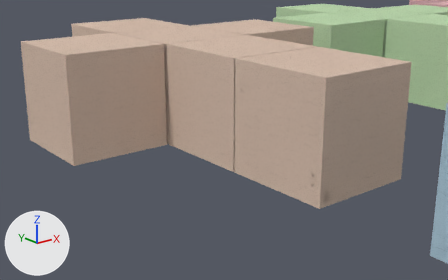
The Blender file blender_models/Box.blend: old version first, new version second.
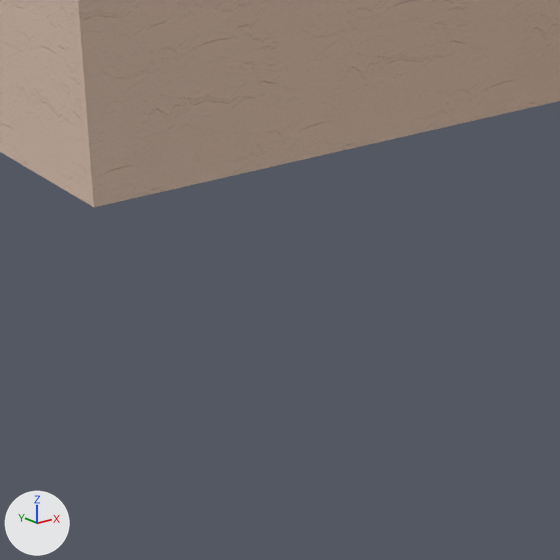
Each version is shown from a 50 mm lens placed at (-22.49, -20.47, 11.32), pointed at (-3.21, 3.63, 1.68), then close up on the part from 13% to 34% of the width and 47% to 80% of the height. Arrows for +X, +Y and +Z are at lower left; the lights stay in place.

Before the edit, the objects in view are built like this:
```python
me_plane_001 = bpy.data.meshes.new('Plane.001')
me_plane_001.from_pydata(...)  # 124 vertices, 96 faces; spans x -9.1..9.1, y -3.0..21.3, z 0.0..6.0
# faces by material slot: [76, 20]
me_plane_001.materials.append(mat_paper1)  # picture img_paper_orange_png
me_plane_001.materials.append(mat_doorframe)  # dark grey #636055
ob_room1 = bpy.data.objects.new('Room1', me_plane_001)
ob_room1.location = (0.0, 0.0, 0.0)
```
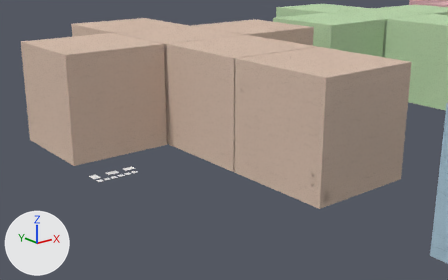
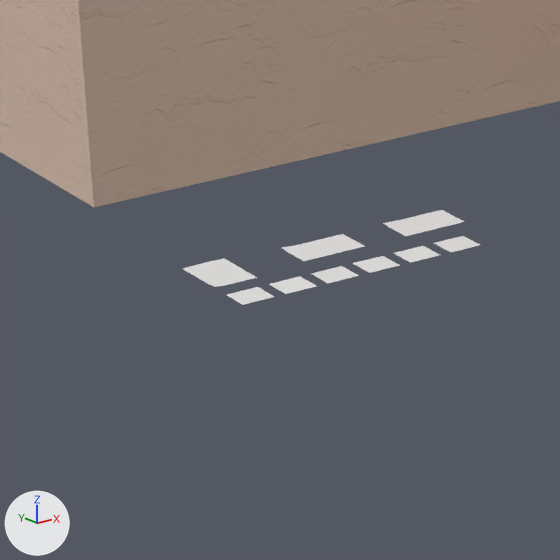
Where the change shows, as pixel boxes [x1, y1, x2, y2] in the close-ups (560 x 560 px):
'InstructionPlates', added
    after: [182, 258, 257, 287]
'InstructionBridge', added
    after: [281, 234, 364, 261]
'InstructionKnobs', added
    after: [383, 210, 465, 236]
'InstructionHexagon1', added
    after: [227, 287, 275, 305]
'InstructionHexagon2', added
    after: [269, 276, 316, 294]
'InstructionHexagon3', added
    after: [311, 266, 359, 283]
'InstructionHexagon4', added
    after: [352, 256, 399, 273]
'InstructionHexagon5', added
    after: [394, 246, 440, 263]
'InstructionHexagon6', added
    after: [434, 236, 480, 252]

Diff of the bpy script that builds the scene:
```diff
--- a/blender_models/Box.blend.py
+++ b/blender_models/Box.blend.py
@@ me_plane_014 @@
+me_plane_014.from_pydata([(0.0, -0.3, 0.0), (0.3, -0.3, 0.0), (0.0, 0.0, 0.0), (0.3, 0.0, 0.0)], [], [(0, 1, 3, 2)])
+me_plane_014.materials.append(mat_instructionhexagons)  # its picture is missing
@@ me_plane_013 @@
+me_plane_013.from_pydata([(0.0, -0.3, 0.0), (0.3, -0.3, 0.0), (0.0, 0.0, 0.0), (0.3, 0.0, 0.0)], [], [(0, 1, 3, 2)])
+me_plane_013.materials.append(mat_instructionhexagons)  # its picture is missing
@@ me_plane_012 @@
+me_plane_012.from_pydata([(0.0, -0.3, 0.0), (0.3, -0.3, 0.0), (0.0, 0.0, 0.0), (0.3, 0.0, 0.0)], [], [(0, 1, 3, 2)])
+me_plane_012.materials.append(mat_instructionhexagons)  # its picture is missing
@@ me_plane_009 @@
+me_plane_009.from_pydata([(0.0, -0.3, 0.0), (0.3, -0.3, 0.0), (0.0, 0.0, 0.0), (0.3, 0.0, 0.0)], [], [(0, 1, 3, 2)])
+me_plane_009.materials.append(mat_instructionhexagons)  # its picture is missing
@@ me_plane_008 @@
+me_plane_008.from_pydata([(0.0, -0.3, 0.0), (0.3, -0.3, 0.0), (0.0, 0.0, 0.0), (0.3, 0.0, 0.0)], [], [(0, 1, 3, 2)])
+me_plane_008.materials.append(mat_instructionhexagons)  # its picture is missing
@@ me_plane_011 @@
+me_plane_011.from_pydata([(-0.3, 0.2, 0.012), (-0.3, -0.2, 0.0), (0.3, 0.2, 0.0), (0.3, -0.2, 0.0), (-0.137, 0.2, 0.0), (-0.192, 0.2, 0.002), (-0.239, 0.2, 0.006), (-0.3, 0.159, 0.006), (-0.3, 0.128, 0.002), (-0.3, 0.091, 0.0)], [], [(9, 1, 3, 2, 4), (0, 7, 6), (7, 8, 5, 6), (8, 9, 4, 5)])
+me_plane_011.polygons.foreach_set('use_smooth', [True] * 4)
+me_plane_011.materials.append(mat_instructionknobs)  # its picture is missing
@@ me_plane_010 @@
+me_plane_010.from_pydata([(-0.3, 0.2, 0.012), (-0.3, -0.2, 0.0), (0.3, 0.2, 0.0), (0.3, -0.2, 0.0), (-0.137, 0.2, 0.0), (-0.192, 0.2, 0.002), (-0.239, 0.2, 0.006), (-0.3, 0.159, 0.006), (-0.3, 0.128, 0.002), (-0.3, 0.091, 0.0)], [], [(9, 1, 3, 2, 4), (0, 7, 6), (7, 8, 5, 6), (8, 9, 4, 5)])
+me_plane_010.polygons.foreach_set('use_smooth', [True] * 4)
+me_plane_010.materials.append(mat_instructionbridge)  # its picture is missing
@@ me_plane_007 @@
+me_plane_007.from_pydata([(-0.2, -0.3, 0.012), (0.2, -0.3, 0.0), (-0.2, 0.3, 0.0), (0.2, 0.3, 0.0), (-0.2, -0.137, 0.0), (-0.2, -0.192, 0.002), (-0.2, -0.239, 0.006), (-0.159, -0.3, 0.006), (-0.128, -0.3, 0.002), (-0.091, -0.3, 0.0)], [], [(9, 1, 3, 2, 4), (0, 7, 6), (7, 8, 5, 6), (8, 9, 4, 5)])
+me_plane_007.polygons.foreach_set('use_smooth', [True] * 4)
+me_plane_007.materials.append(mat_instructionplates)  # its picture is missing
@@ me_plane @@
+me_plane.from_pydata([(0.0, -0.3, 0.0), (0.3, -0.3, 0.0), (0.0, 0.0, 0.0), (0.3, 0.0, 0.0)], [], [(0, 1, 3, 2)])
+me_plane.materials.append(mat_instructionhexagons)  # its picture is missing
@@ ob_instructionhexagon6 @@
+ob_instructionhexagon6 = bpy.data.objects.new('InstructionHexagon6', me_plane_014)
+ob_instructionhexagon6.parent = ob_instructions
+ob_instructionhexagon6.location = (-7.2, 6.5, 0.0)
@@ ob_instructions @@
+ob_instructions = bpy.data.objects.new('Instructions', None)
+ob_instructions.location = (0.0, 0.0, 0.0)
@@ ob_instructionhexagon5 @@
+ob_instructionhexagon5 = bpy.data.objects.new('InstructionHexagon5', me_plane_013)
+ob_instructionhexagon5.parent = ob_instructions
+ob_instructionhexagon5.location = (-7.6, 6.5, 0.0)
@@ ob_instructionhexagon4 @@
+ob_instructionhexagon4 = bpy.data.objects.new('InstructionHexagon4', me_plane_012)
+ob_instructionhexagon4.parent = ob_instructions
+ob_instructionhexagon4.location = (-8.0, 6.5, 0.0)
@@ ob_instructionhexagon3 @@
+ob_instructionhexagon3 = bpy.data.objects.new('InstructionHexagon3', me_plane_009)
+ob_instructionhexagon3.parent = ob_instructions
+ob_instructionhexagon3.location = (-8.4, 6.5, 0.0)
@@ ob_instructionhexagon2 @@
+ob_instructionhexagon2 = bpy.data.objects.new('InstructionHexagon2', me_plane_008)
+ob_instructionhexagon2.parent = ob_instructions
+ob_instructionhexagon2.location = (-8.8, 6.5, 0.0)
@@ ob_instructionknobs @@
+ob_instructionknobs = bpy.data.objects.new('InstructionKnobs', me_plane_011)
+ob_instructionknobs.parent = ob_instructions
+ob_instructionknobs.location = (-7.0, 7.0, 0.0)
@@ ob_instructionbridge @@
+ob_instructionbridge = bpy.data.objects.new('InstructionBridge', me_plane_010)
+ob_instructionbridge.parent = ob_instructions
+ob_instructionbridge.location = (-8.0, 7.0, 0.0)
@@ ob_instructionplates @@
+ob_instructionplates = bpy.data.objects.new('InstructionPlates', me_plane_007)
+ob_instructionplates.parent = ob_instructions
+ob_instructionplates.location = (-9.0, 7.0, 0.0)
@@ ob_instructionhexagon1 @@
+ob_instructionhexagon1 = bpy.data.objects.new('InstructionHexagon1', me_plane)
+ob_instructionhexagon1.parent = ob_instructions
+ob_instructionhexagon1.location = (-9.2, 6.5, 0.0)
```
